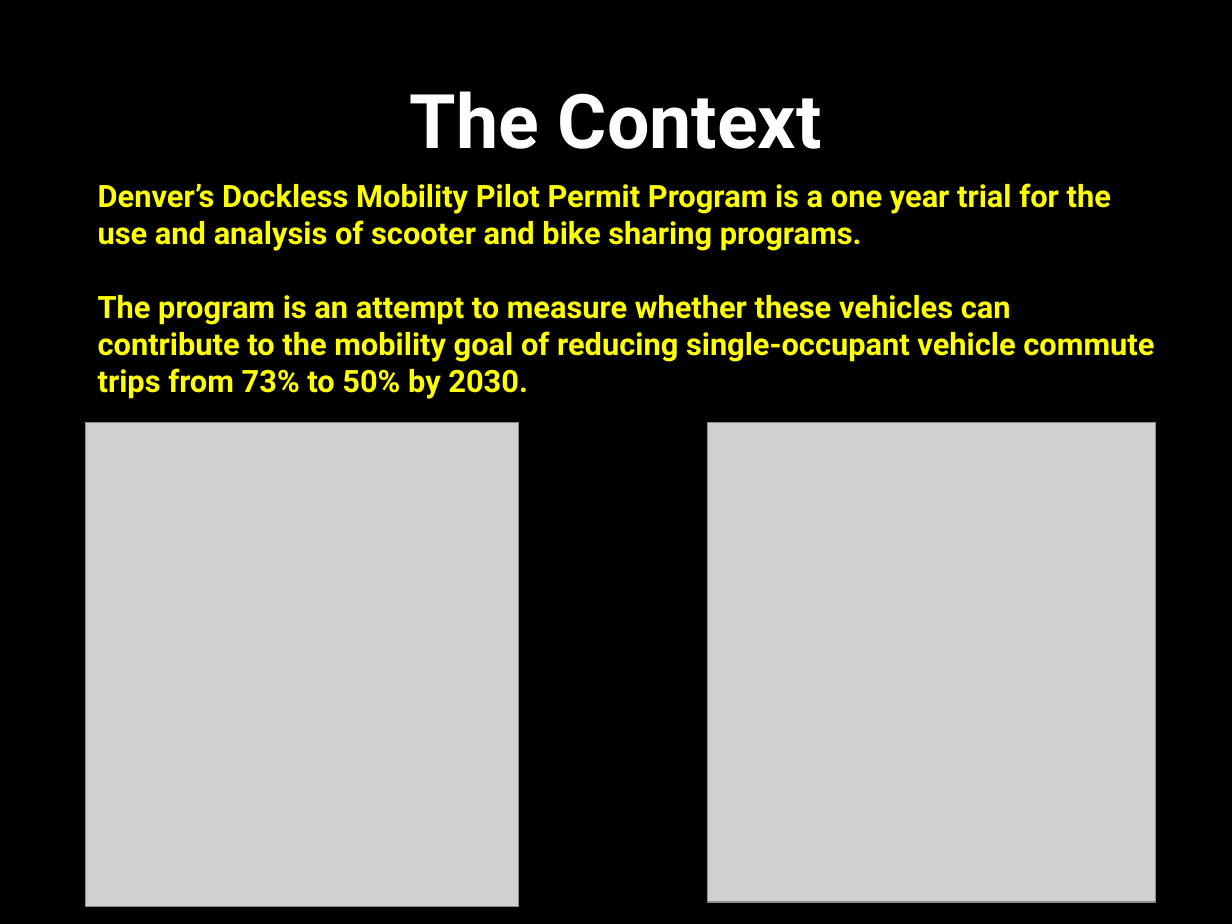
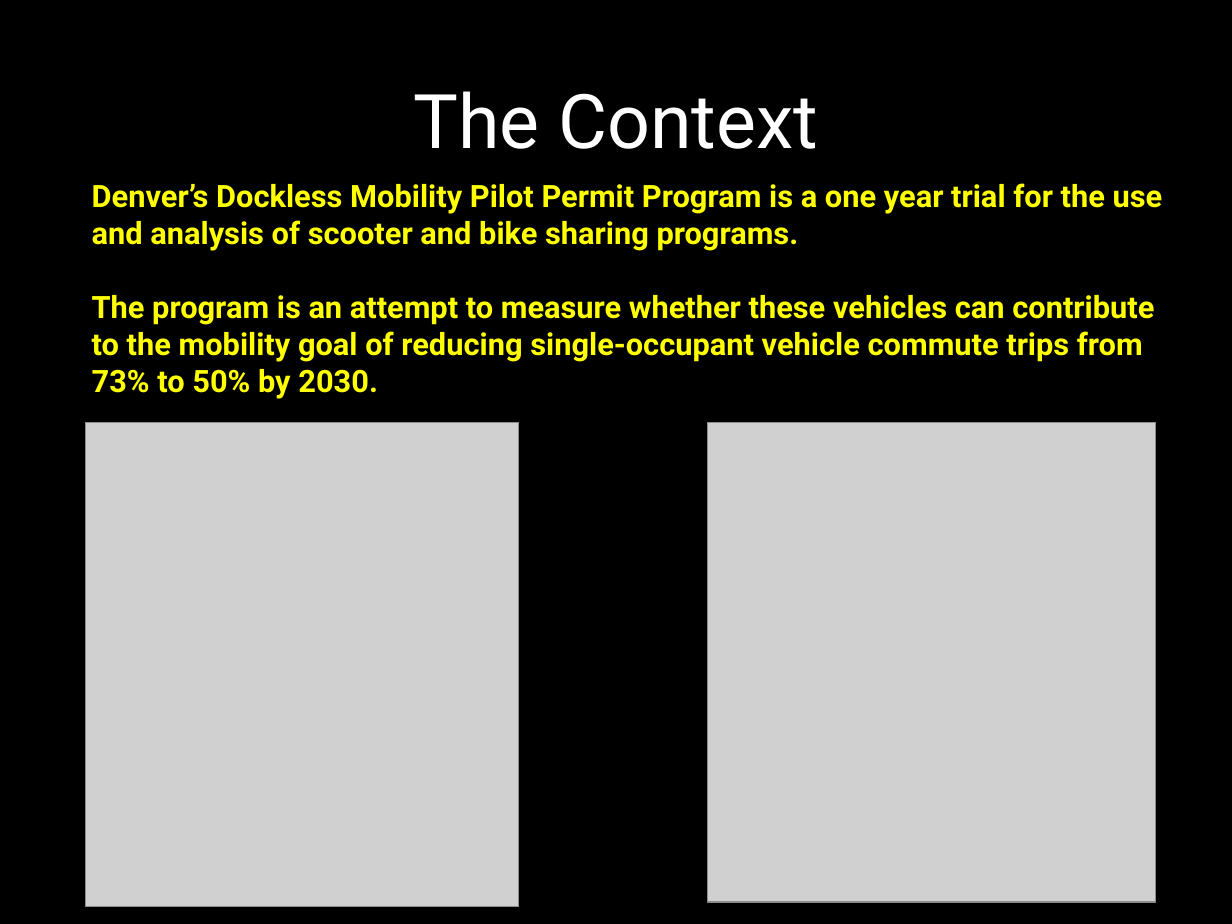
Before and after one commit to Colorado-Data-Analytics-Challenge/GeneralAssembly, a slide deck: slide 6 of GeneralAssembly_Last Mile Denver Smart Data Analytics.pptx. Drawn at 1232x924 pixels with LibreOffice and Linux fonts; fonts in the diff are those of the drawing; grey boxes stand for pictures. Boxes give left, top, right and bottom in pixels: in the first picture for what was removed or moved away, otherwise in the second. Text is boxed around its words. In the diff, an @@ line names an element or a change of style, - is before the commit and + after.

```diff
--- a/GeneralAssembly_Last Mile Denver Smart Data Analytics.pptx
+++ b/GeneralAssembly_Last Mile Denver Smart Data Analytics.pptx
@@ title "The Context" at <box>413,91,818,149</box>: bold off @@
@@ text "Denver’s Dockless Mobility Pilot Permit ..." rewrapped from <box>98,183,1154,399</box> to <box>92,183,1163,399</box> @@
```
Also in this commit, not shown: 9 other slides changed, 1 slide removed.
